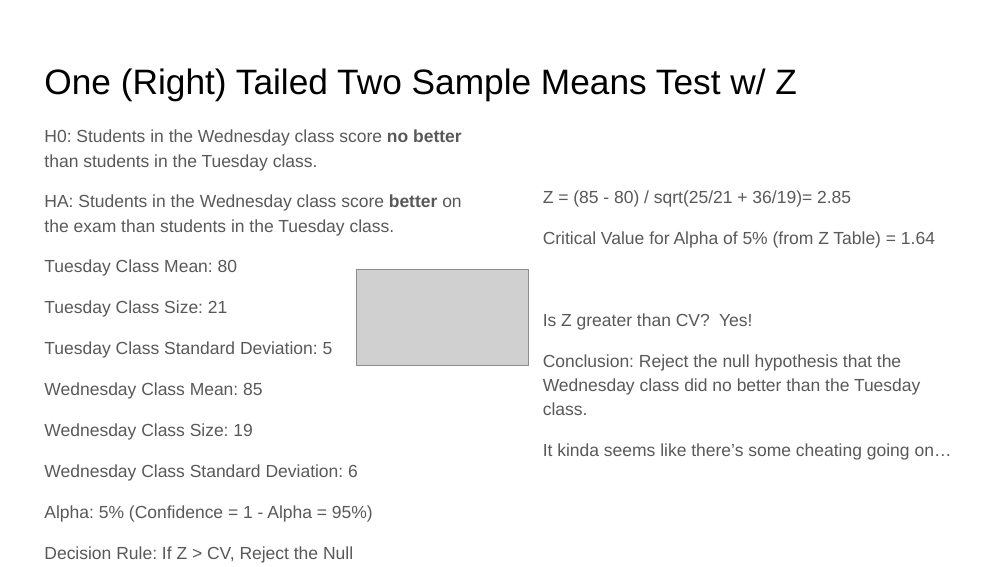
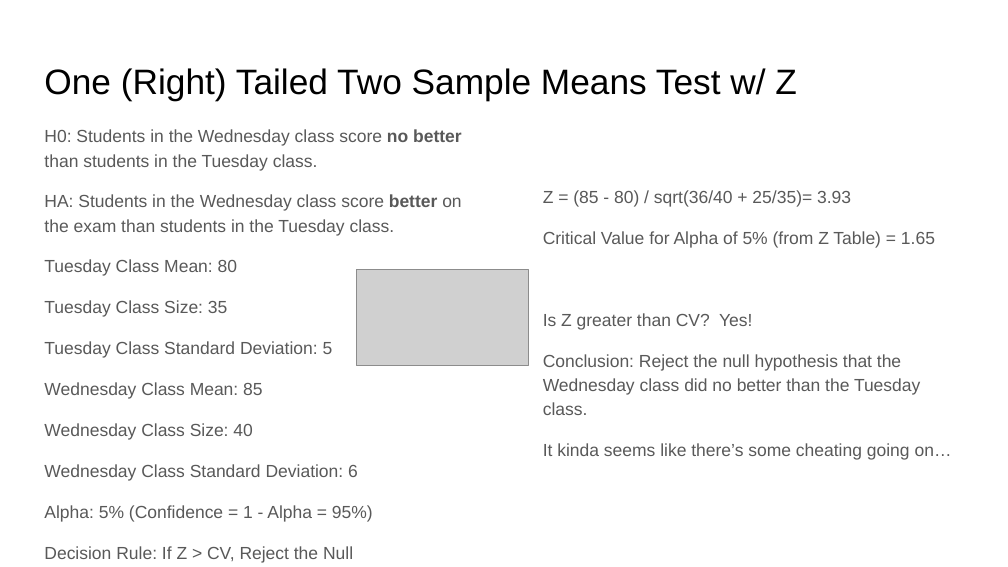
Before and after one commit to rjwrobel86/Python4Statistics, a slide deck: slide 53 of Stuff For Class/Slides/Hypothesis Testing.pptx (slide 51 before the commit). Drawn at 1008x567 pixels with LibreOffice and Linux fonts; fonts in the diff are those of the drawing; grey boxes stand for pictures. Boxes give left, top, right and bottom in pixels: in the first picture for what was removed or moved away, otherwise in the second. Text is boxed around its words. In the diff, an @@ line names an element or a change of style, - is before the commit and + after.

```diff
--- a/Stuff For Class/Slides/Hypothesis Testing.pptx
+++ b/Stuff For Class/Slides/Hypothesis Testing.pptx
@@ text at [543,190,935,248]: text changed @@
-Z = (85 - 80) / sqrt(25/21 + 36/19)= 2.85
-Critical Value for Alpha of 5% (from Z Table) = 1.64
+Z = (85 - 80) / sqrt(36/40 + 25/35)= 3.93
+Critical Value for Alpha of 5% (from Z Table) = 1.65
@@ text at [44,300,227,317]: text changed @@
-Tuesday Class Size: 21
+Tuesday Class Size: 35
@@ text at [44,423,252,440]: text changed @@
-Wednesday Class Size: 19
+Wednesday Class Size: 40
```
Also in this commit, not shown: 12 other slides changed, 8 slides added, 4 slides removed, 3 other files.
